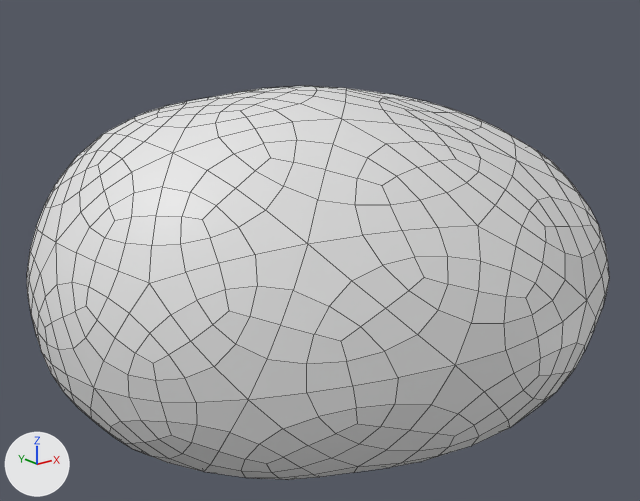
Renders of the FBX model Assets/Meshs/Decoration/bush01.fbx from each side of a commit.
One viewpoint serves both versions: a 50 mm camera at (-8.65, -13.04, 8.99) aimed at (1.48, -0.39, 3.92). The axes (+X, +Y, +Z) are drawn at lower left. The lights are the same throughout. Mesh edges are drawn as thin lines. Where no turn or scale is listed for an object, it has been applied to the vertices.

In view in the first picture: 'Bush01'.
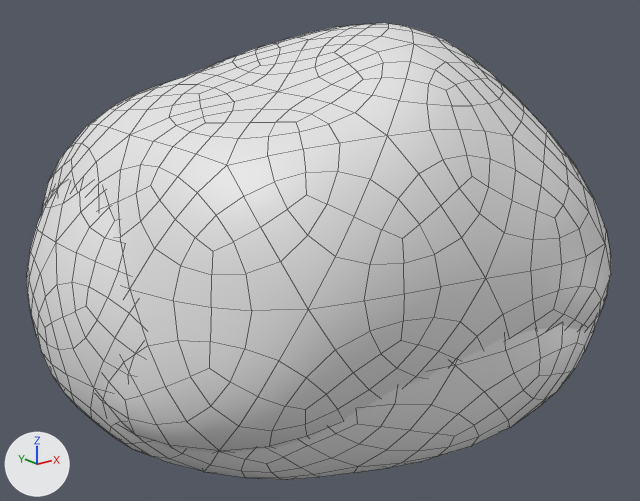
What the commit changed:
Mesh me_mesh_001 is new.
It has 962 vertices, 960 faces and spans x -4.69..5.1, y -4.51..4.52, z -3.78..3.44.
Object 'Bsuh02' (ob_bsuh02) is new; it shows me_mesh_001.
Its location is (0.98, -0.45, 4.69).

Boxes (x1, y1, x2, y2) around the edits, measured in the pictures (640 x 501 px):
'Bsuh02', added: after (42, 23, 611, 452)
'Bush01', unchanged, covered by the edit: before (27, 86, 609, 480); after (27, 183, 604, 480)
